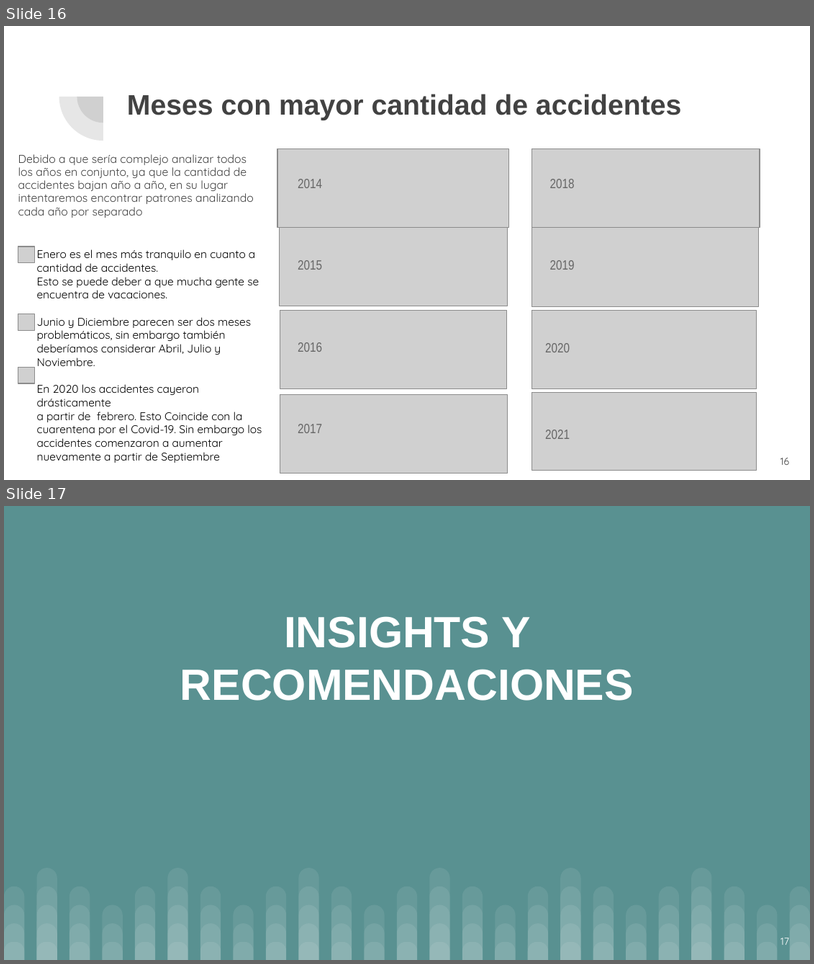
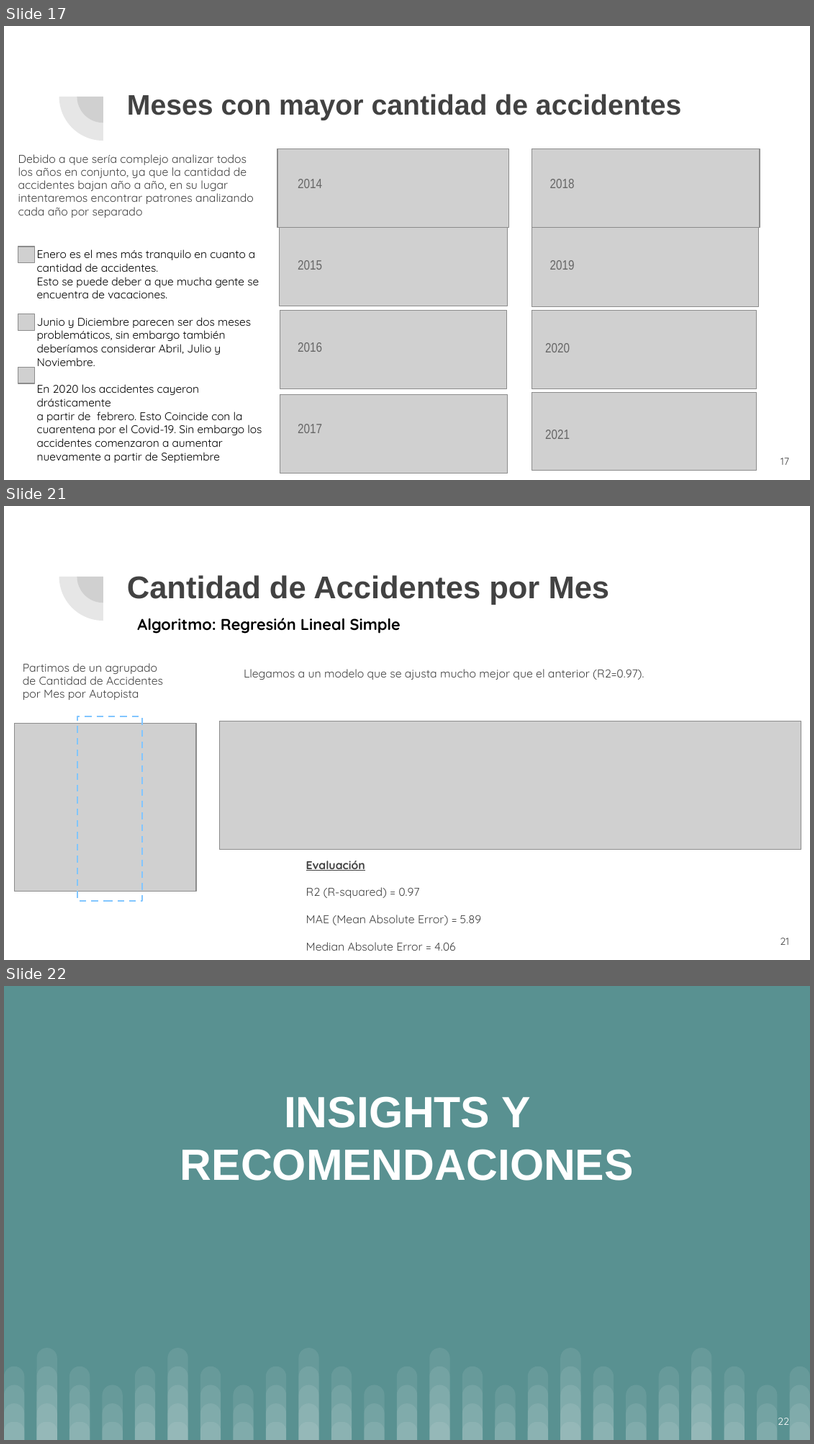
Before and after one commit to pbravi/datascience, a slide deck: ProyectoFinal/Intervenciones de Seguridad Vial.pptx. Shown one above the other, each under a label of ours: slides 16 and 17 before the commit, slides 17, 21 and 22 after it; the slides between them are not shown. The pictures are 814x964 and 814x1444 pixels, drawn with LibreOffice and Linux fonts; fonts in the diff are those of the drawing; grey boxes stand for pictures. Boxes give left, top, right and bottom in pixels: in the first picture for what was removed or moved away, otherwise in the second. Text is boxed around its words. In the diff, an @@ line names an element or a change of style, - is before the commit and + after.

```diff
--- a/ProyectoFinal/Intervenciones de Seguridad Vial.pptx
+++ b/ProyectoFinal/Intervenciones de Seguridad Vial.pptx
@@ slide 21 added at (4, 506, 810, 960), background #FFFFFF; not listed: 2 template elements that a slide beside it also shows @@
@@ title added at (127, 575, 610, 605), 28 pt, text #424242, bold @@
+Cantidad de Accidentes por Mes
@@ text added at (137, 618, 401, 633), 14 pt, text #000000, bold @@
+Algoritmo: Regresión Lineal Simple
@@ text added at (23, 663, 163, 700), 10.2 pt, text #424242 @@
+Partimos de un agrupado de Cantidad de Accidentes por Mes por Autopista
@@ text added at (244, 669, 644, 680), 10.2 pt, text #424242 @@
+Llegamos a un modelo que se ajusta mucho mejor que el anterior (R2=0.97).
@@ rectangle added at (77, 716, 142, 901), outline #82C6FF 1.5 pt dashed @@
@@ picture added at (220, 721, 802, 849) @@
@@ picture added at (15, 723, 196, 890) @@
@@ text added at (306, 860, 481, 950), 10.2 pt, text #424242 @@
+Evaluación
+R2 (R-squared) = 0.97
+MAE (Mean Absolute Error) = 5.89
+Median Absolute Error = 4.06
@@ page number added at (780, 937, 790, 944), 9 pt, text #424242 @@
+21
@@ what was slide 16 is now slide 17 @@
@@ page number at (781, 457, 790, 464): text changed @@
-16
+17
@@ what was slide 17 is now slide 22 @@
@@ page number at (778, 1417, 790, 1424): text changed @@
-17
+22
```
Also in this commit, not shown: 2 slides changed, 4 other slides added.
